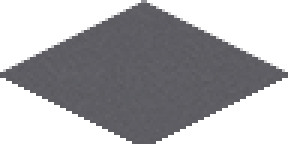
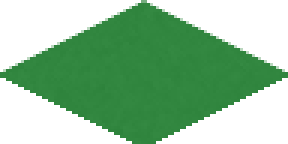
Before/after of a (288, 144) layered artwork. What changed in the layer stack:
renamed "Asphalt" to "Pavement", hid it over (0, 0, 288, 144)
showed "Grass", painted on it over (0, 0, 288, 144)
